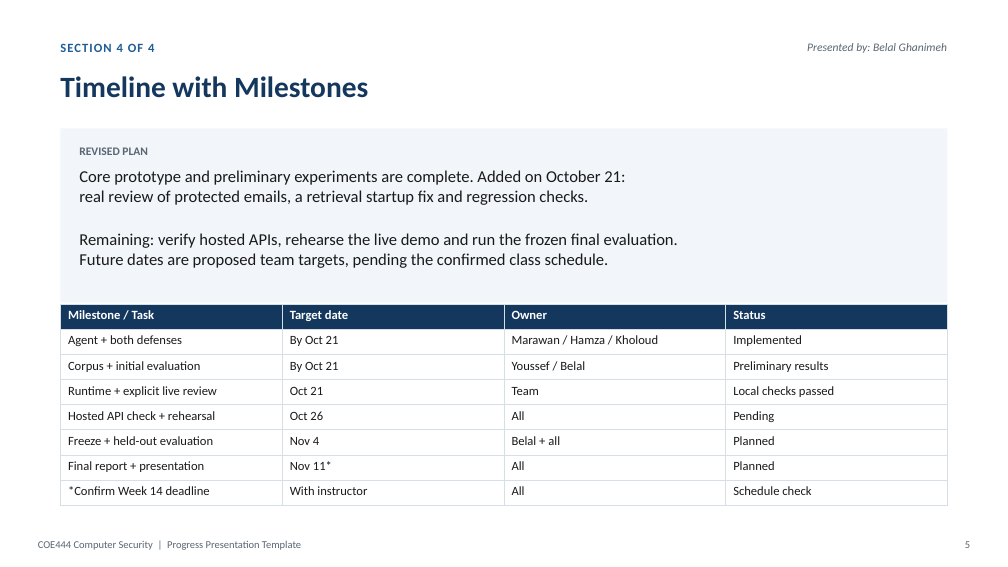
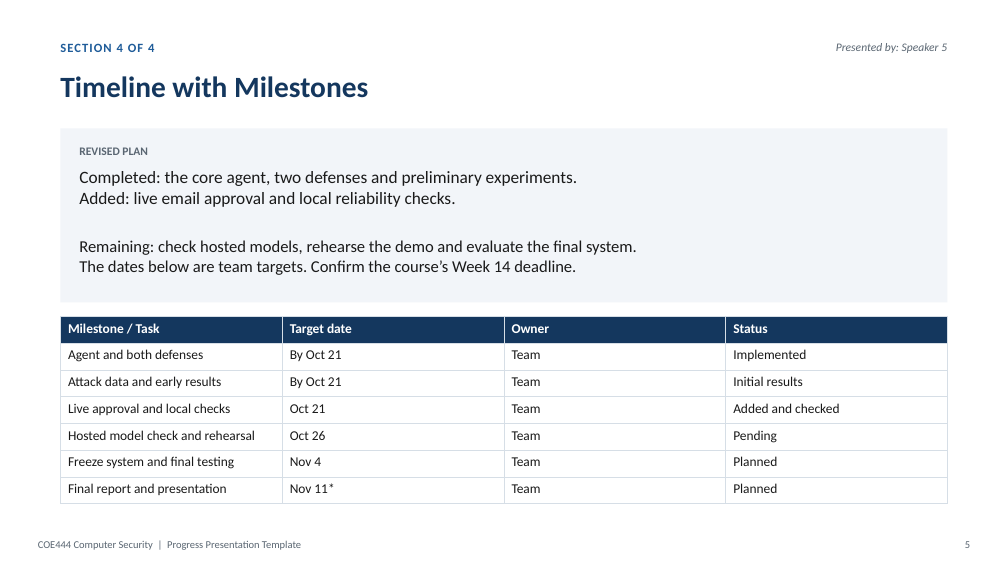
Before and after one commit to YYYoussef-Abdelmoneim/coe444-prompt-injection, a slide deck: slide 5 of docs/presentation/COE444_Progress_Report_Final.pptx. Drawn at 1008x567 pixels with LibreOffice and Linux fonts; fonts in the diff are those of the drawing. Boxes give left, top, right and bottom in pixels: in the first picture for what was removed or moved away, otherwise in the second. Text is boxed around its words. In the diff, an @@ line names an element or a change of style, - is before the commit and + after.

Commit message:
docs: simplify progress report using instructor template

```diff
--- a/docs/presentation/COE444_Progress_Report_Final.pptx
+++ b/docs/presentation/COE444_Progress_Report_Final.pptx
@@ text at <box>836,43,947,53</box>: text changed @@
-Presented by: Belal Ghanimeh
+Presented by: Speaker 5
@@ text at <box>79,171,578,207</box>: text changed; size 15.8 to 16.5 pt @@
-Core prototype and preliminary experiments are complete. Added on October 21:
-real review of protected emails, a retrieval startup fix and regression checks.
+Completed: the core agent, two defenses and preliminary experiments.
+Added: live email approval and local reliability checks.
@@ text at <box>79,240,637,275</box>: text changed @@
-Remaining: verify hosted APIs, rehearse the live demo and run the frozen final evaluation.
-Future dates are proposed team targets, pending the confirmed class schedule.
+Remaining: check hosted models, rehearse the demo and evaluate the final system.
+The dates below are team targets. Confirm the course’s Week 14 deadline.
@@ table at <box>60,317,947,505</box> @@
-row 2: Agent + both defenses | By Oct 21 | Marawan / Hamza / Kholoud | Implemented
-row 3: Corpus + initial evaluation | By Oct 21 | Youssef / Belal | Preliminary results
-row 4: Runtime + explicit live review | Oct 21 | Team | Local checks passed
-row 5: Hosted API check + rehearsal | Oct 26 | All | Pending
-row 6: Freeze + held-out evaluation | Nov 4 | Belal + all | Planned
-row 7: Final report + presentation | Nov 11* | All | Planned
-row 8: *Confirm Week 14 deadline | With instructor | All | Schedule check
+row 2: Agent and both defenses | By Oct 21 | Team | Implemented
+row 3: Attack data and early results | By Oct 21 | Team | Initial results
+row 4: Live approval and local checks | Oct 21 | Team | Added and checked
+row 5: Hosted model check and rehearsal | Oct 26 | Team | Pending
+row 6: Freeze system and final testing | Nov 4 | Team | Planned
+row 7: Final report and presentation | Nov 11* | Team | Planned
@@ table: place and size @@
-table at <box>60,304,947,507</box>
+table at <box>60,317,947,505</box>
```
Also in this commit, not shown: 4 other slides changed.
